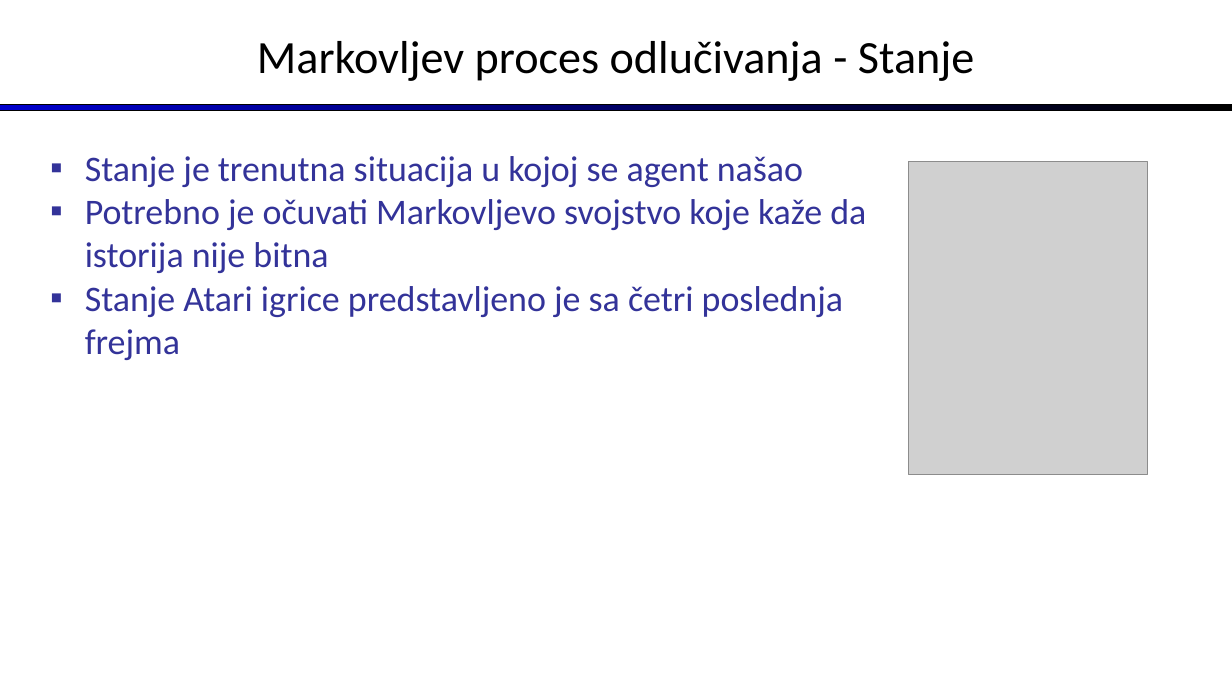
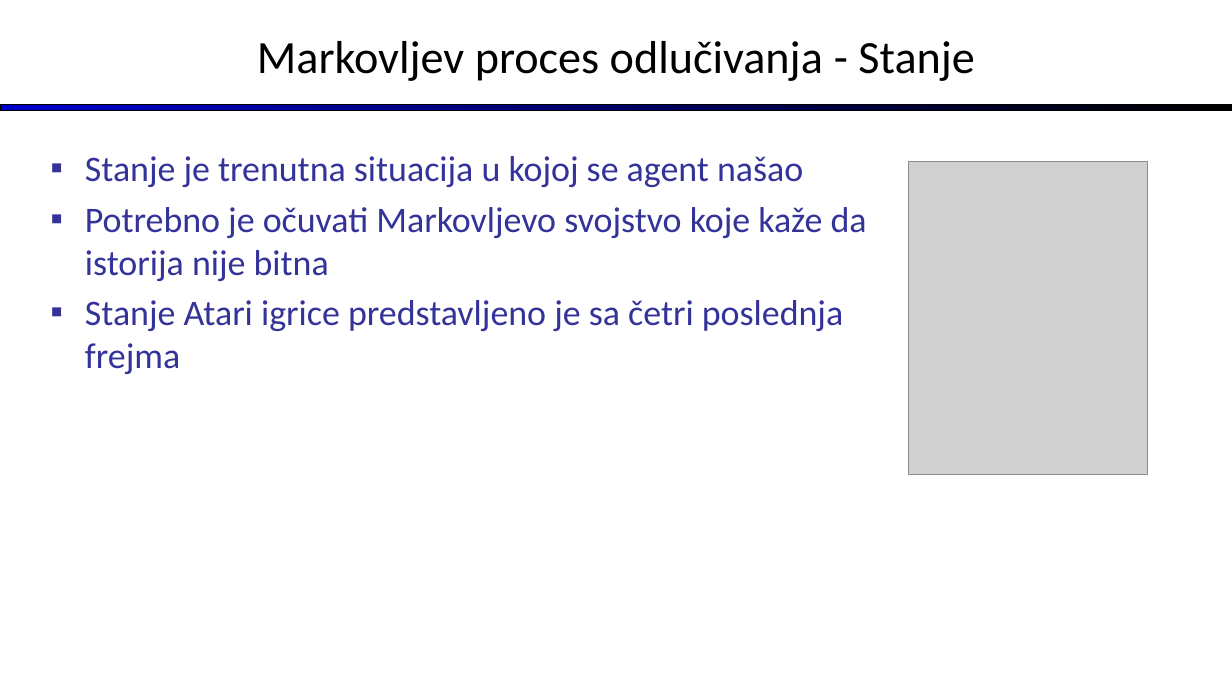
Before and after one commit to ozzy80/asynchronous_reinforcement_learning, a slide deck: slide 5 of prezentacija - skraceno.pptx. Drawn at 1232x693 pixels with LibreOffice and Linux fonts; fonts in the diff are those of the drawing; grey boxes stand for pictures. Boxes give left, top, right and bottom in pixels: in the first picture for what was removed or moved away, otherwise in the second. Text is boxed around its words. In the diff, an @@ line names an element or a change of style, - is before the commit and + after.

```diff
--- a/prezentacija - skraceno.pptx
+++ b/prezentacija - skraceno.pptx
@@ text "Stanje je trenutna situacija u ..." at (85, 156, 867, 374): more space between paragraphs @@
```
Also in this commit, not shown: 23 other slides changed, 1 other file.
